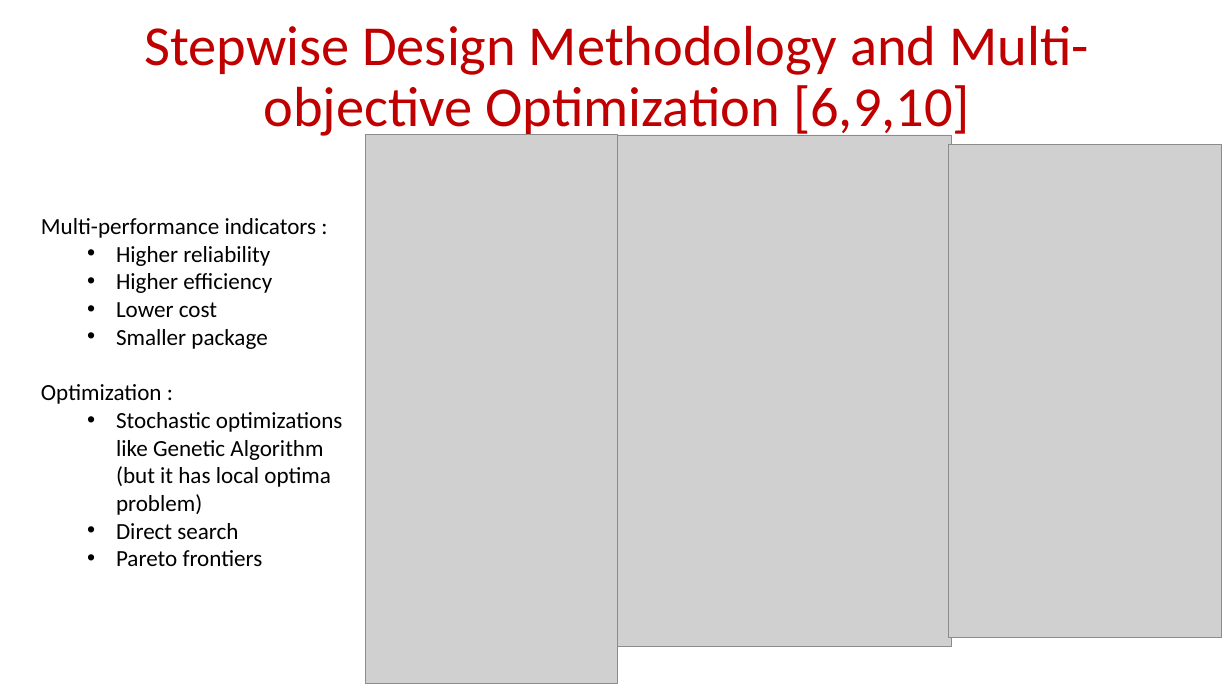
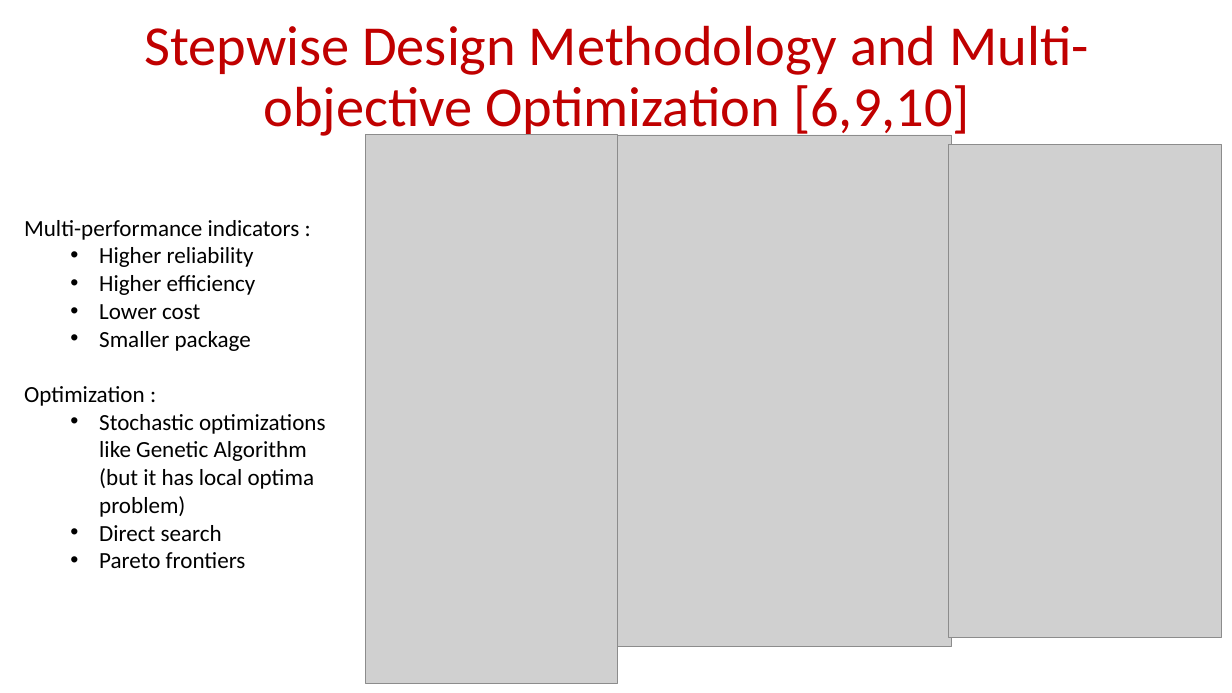
Before and after one commit to EnesAyaz/KTH, a slide deck: slide 3 of Weekly-Reports/InverterDesignConsideration.pptx. Drawn at 1232x693 pixels with LibreOffice and Linux fonts; fonts in the diff are those of the drawing; grey boxes stand for pictures. Boxes give left, top, right and bottom in pixels: in the first picture for what was removed or moved away, otherwise in the second. Text is boxed around its words. In the diff, an @@ line names an element or a change of style, - is before the commit and + after.

```diff
--- a/Weekly-Reports/InverterDesignConsideration.pptx
+++ b/Weekly-Reports/InverterDesignConsideration.pptx
@@ text "Multi-performance indicators :": place and size @@
-text "Multi-performance indicators :" at (41,218,343,566)
+text "Multi-performance indicators :" at (24,220,326,568)
```
Also in this commit, not shown: 7 other files.
